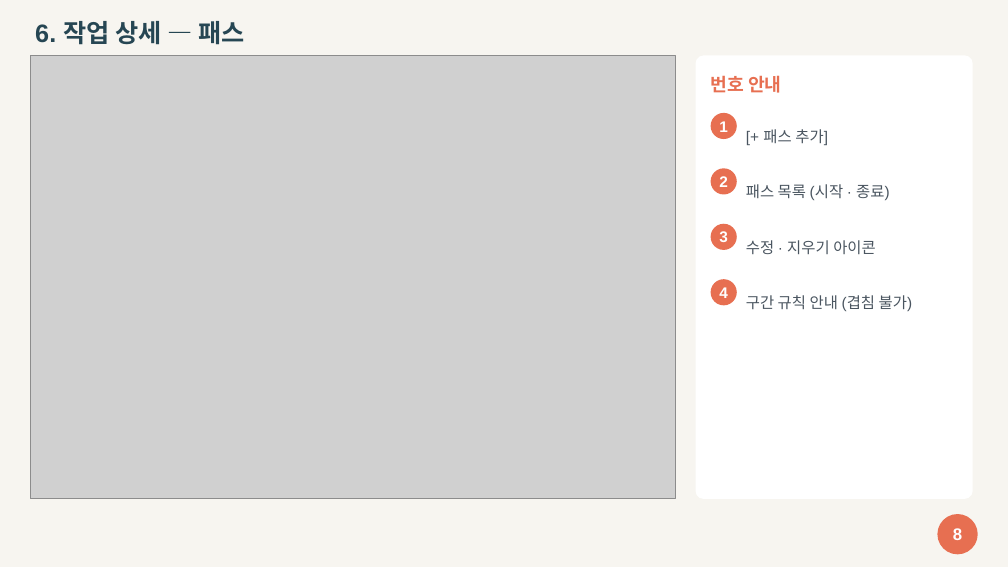
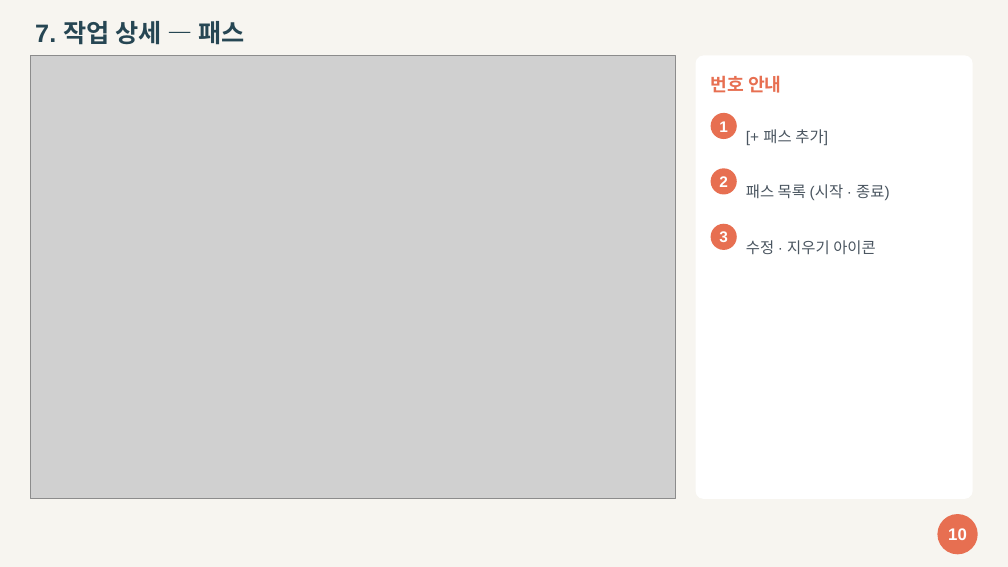
Before and after one commit to geosoft-shcho/weld-dashboard, a slide deck: slide 10 of docs/2026-10-23/작업_등록_매뉴얼.pptx (slide 8 before the commit). Drawn at 1008x567 pixels with LibreOffice and Linux fonts; fonts in the diff are those of the drawing; grey boxes stand for pictures. Boxes give left, top, right and bottom in pixels: in the first picture for what was removed or moved away, otherwise in the second. Text is boxed around its words. In the diff, an @@ line names an element or a change of style, - is before the commit and + after.

```diff
--- a/docs/2026-10-23/작업_등록_매뉴얼.pptx
+++ b/docs/2026-10-23/작업_등록_매뉴얼.pptx
@@ text at (35,21,244,45): text changed @@
-6. 작업 상세 — 패스
+7. 작업 상세 — 패스
@@ ellipse removed at (711,279,737,305) @@
@@ text removed at (719,287,728,298) @@
-4
@@ text removed at (746,295,913,311) @@
-구간 규칙 안내 (겹침 불가)
@@ text at (948,528,967,540): text changed @@
-8
+10
```
Also in this commit, not shown: 14 other slides changed, 3 slides added, 1 slide removed, 28 other files.
